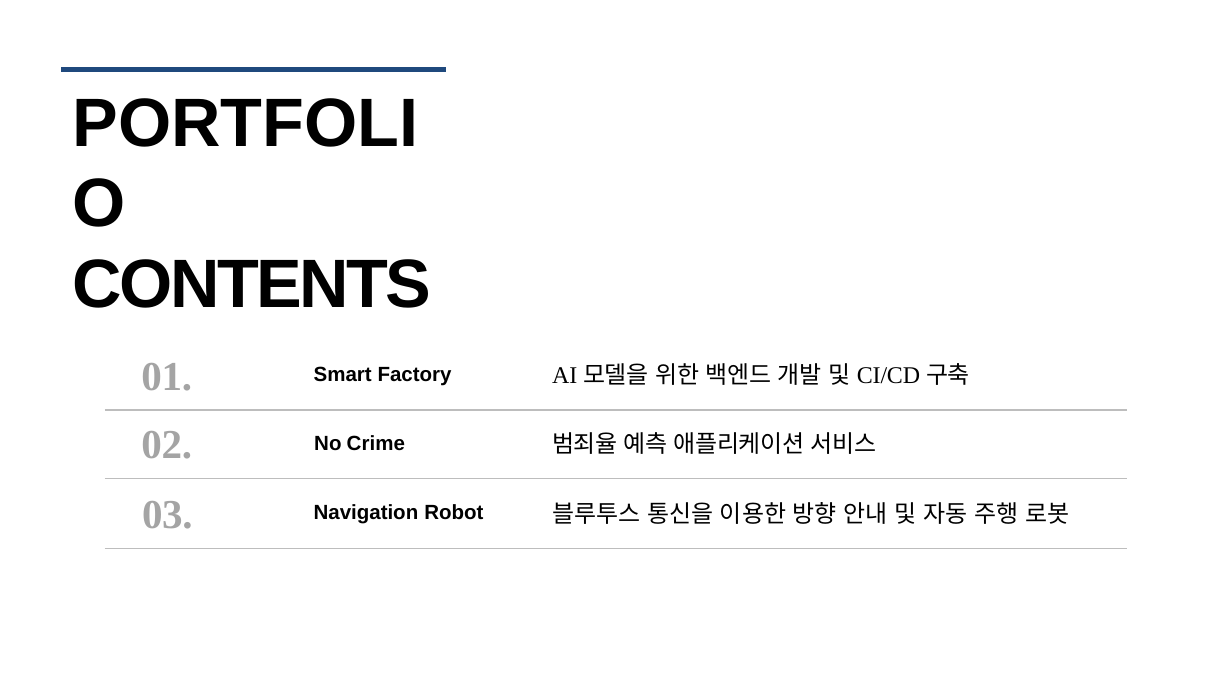
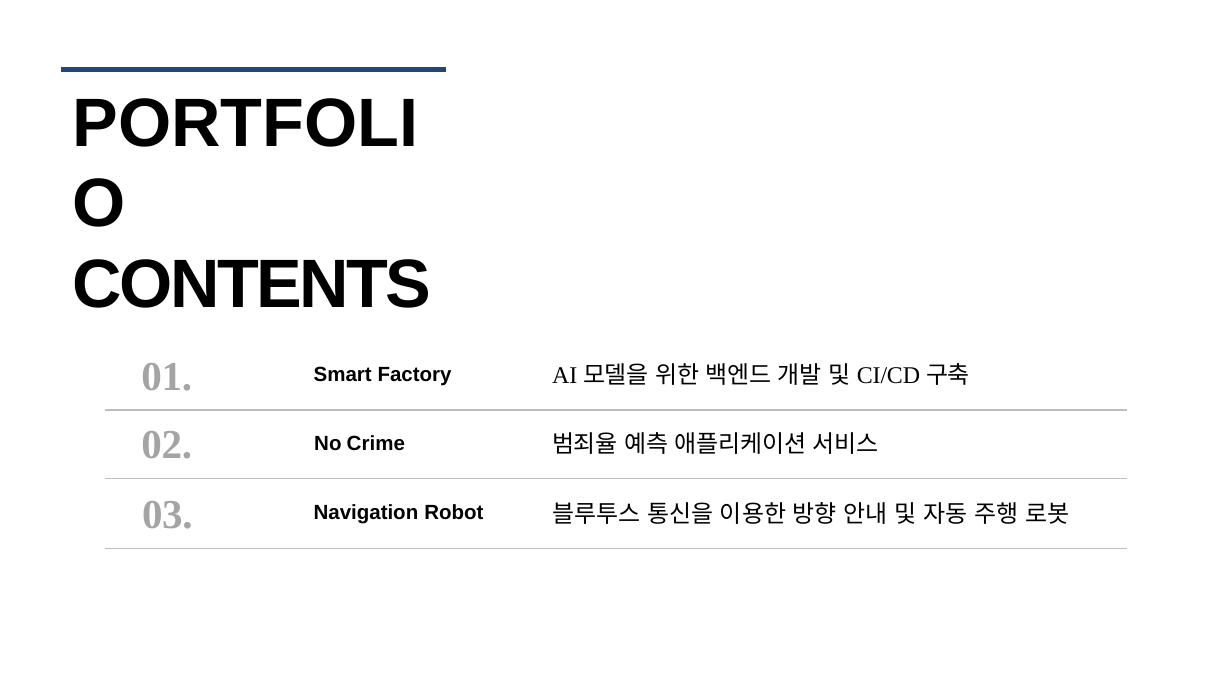
Before and after one commit to June222/June222.github.io, a slide deck: slide 3 of .resume_portfolio/porfolio_kangjunwoo-010-5495-4551-클라우드용.pptx. Drawn at 1232x694 pixels with LibreOffice and Linux fonts; fonts in the diff are those of the drawing. Boxes give left, top, right and bottom in pixels: in the first picture for what was removed or moved away, otherwise in the second. Text is boxed around its words. In the diff, an @@ line names an element or a change of style, - is before the commit and + after.

```diff
--- a/.resume_portfolio/porfolio_kangjunwoo-010-5495-4551-클라우드용.pptx
+++ b/.resume_portfolio/porfolio_kangjunwoo-010-5495-4551-클라우드용.pptx
@@ text "범죄율 예측 애플리케이션 서비스" at (x1=552, y1=432, x2=879, y2=454): letter spacing -0.2 to -0.1 pt @@
```
Also in this commit, not shown: 1 other slide changed, 1 slide added.
